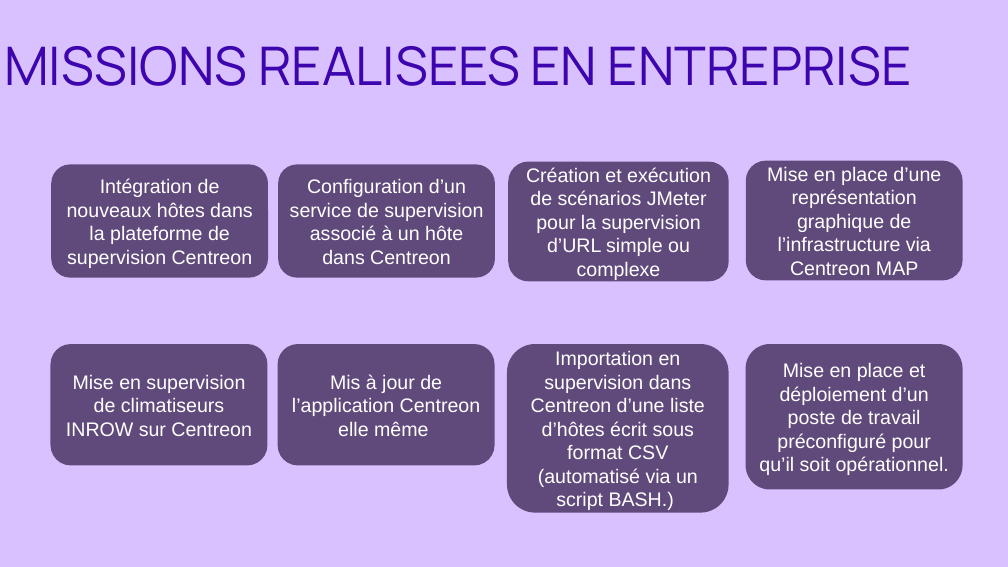
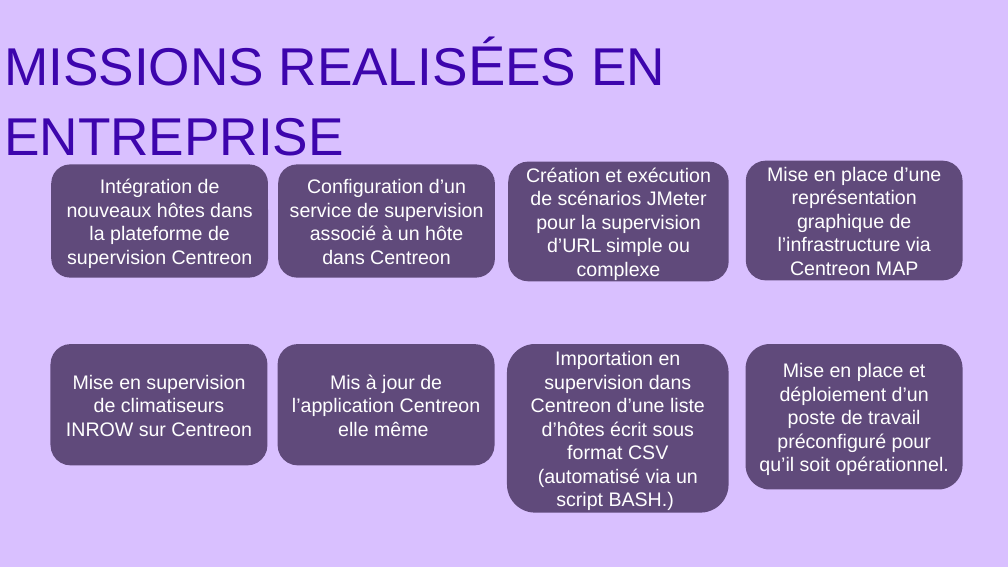
Before and after one commit to adamopendel/portfolio, a slide deck: slide 11 of Parcours_de_professionnalisation_E5_diapo.pptx. Drawn at 1008x567 pixels with LibreOffice and Linux fonts; fonts in the diff are those of the drawing. Boxes give left, top, right and bottom in pixels: in the first picture for what was removed or moved away, otherwise in the second. Text is boxed around its words. In the diff, an @@ line names an element or a change of style, - is before the commit and + after.

```diff
--- a/Parcours_de_professionnalisation_E5_diapo.pptx
+++ b/Parcours_de_professionnalisation_E5_diapo.pptx
@@ text at <box>4,48,665,165</box>: text changed; font Manrope to Arial @@
-MISSIONS REALISEES EN ENTREPRISE
+MISSIONS REALISÉES EN ENTREPRISE
```
Also in this commit, not shown: 14 other slides changed, 1 slide removed, 21 other files.
